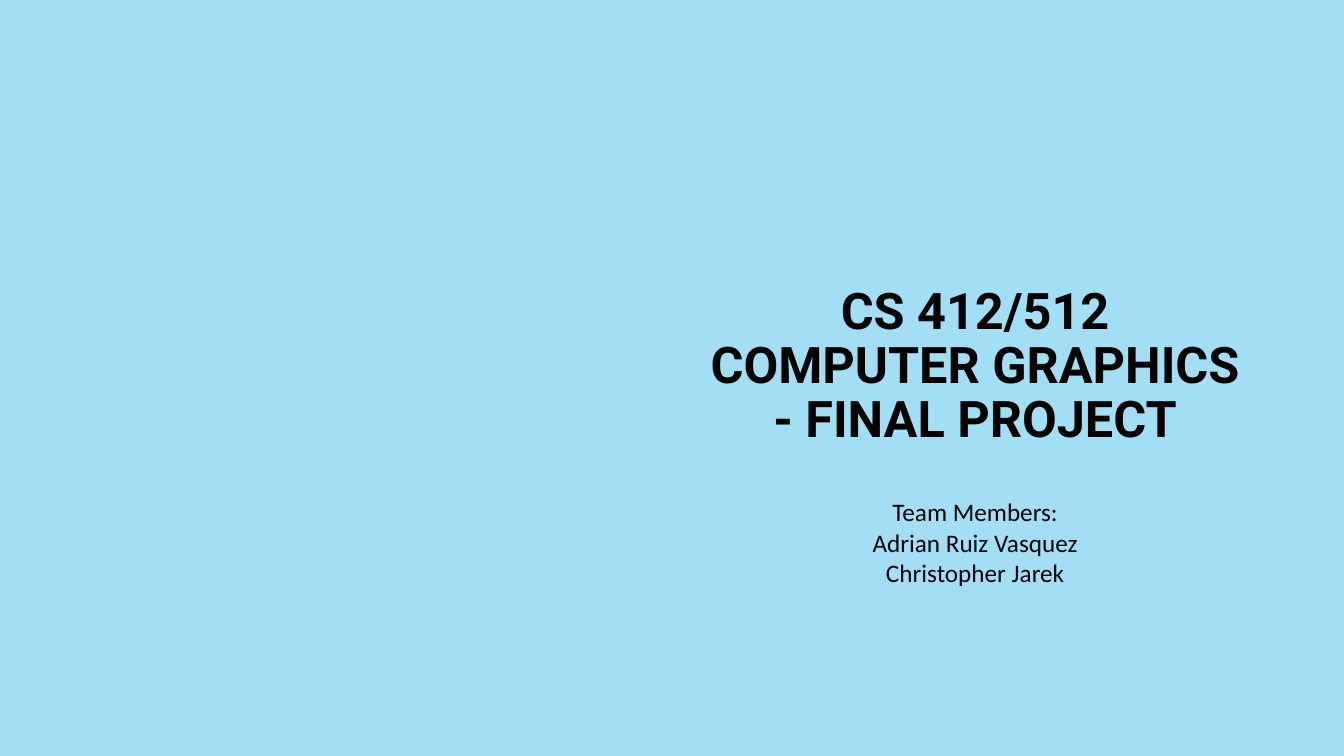
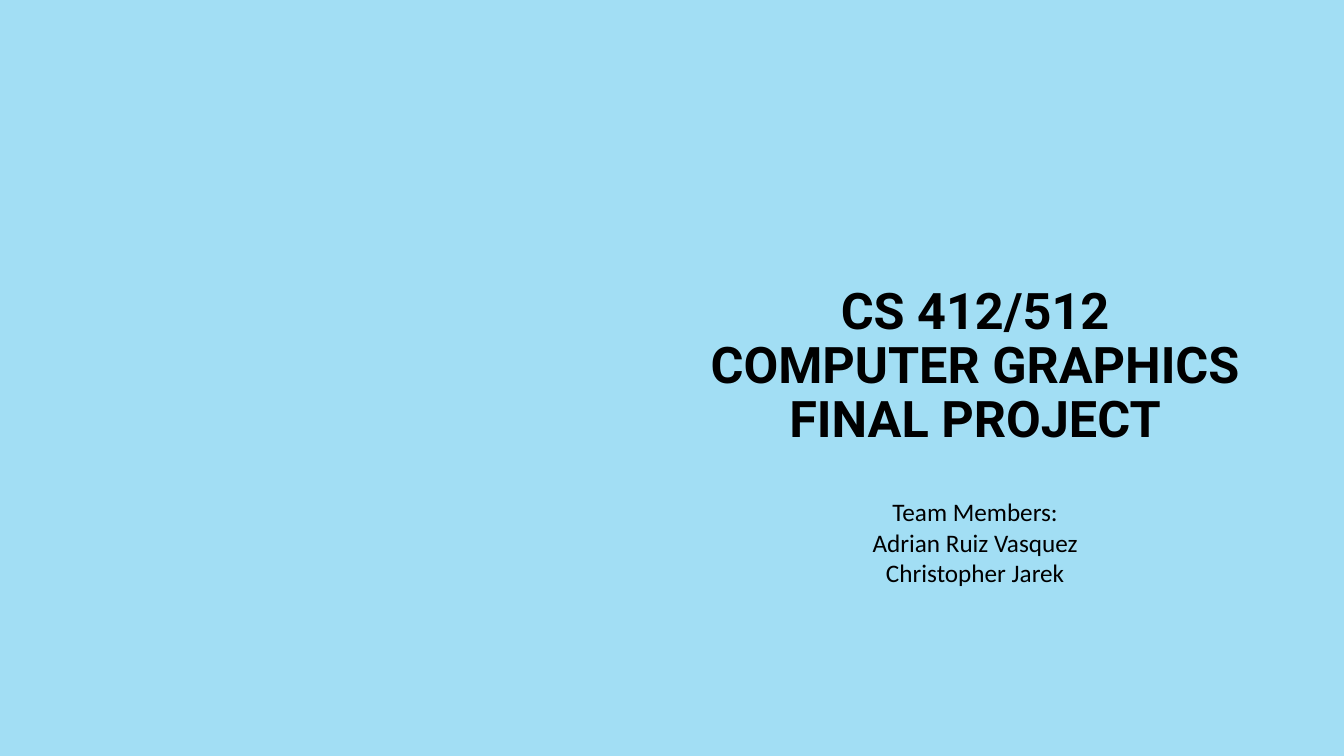
Before and after one commit to cjarek123/cjarek123.github.io, a slide deck: slide 1 of CG_FinalProject.pptx. Drawn at 1344x756 pixels with LibreOffice and Linux fonts; fonts in the diff are those of the drawing; background and template pictures are left out. Boxes give left, top, right and bottom in pixels: in the first picture for what was removed or moved away, otherwise in the second. Text is boxed around its words. In the diff, an @@ line names an element or a change of style, - is before the commit and + after.

```diff
--- a/CG_FinalProject.pptx
+++ b/CG_FinalProject.pptx
@@ title at bbox=[711, 292, 1239, 438]: text changed @@
-CS 412/512
-COMPUTER GRAPHICS
-- FINAL PROJECT
+CS 412/512
+COMPUTER GRAPHICS
+FINAL PROJECT
```
Also in this commit, not shown: 1 other slide changed, 30 other files.
